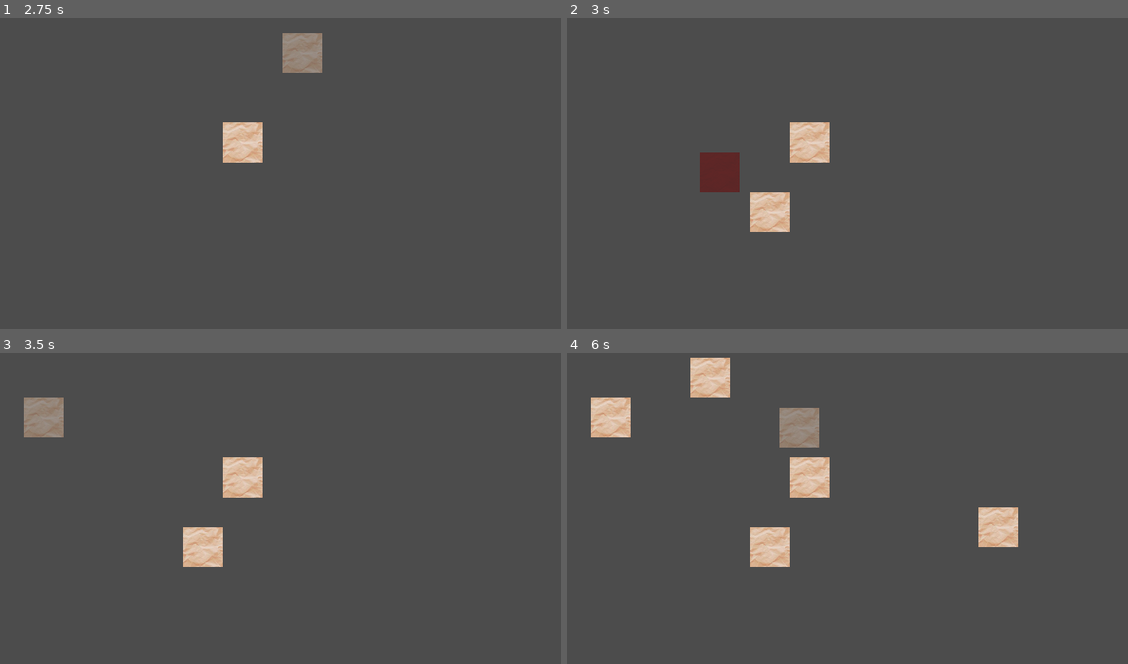
Above: before the commit, frames 1-4 (two rows, left to right).
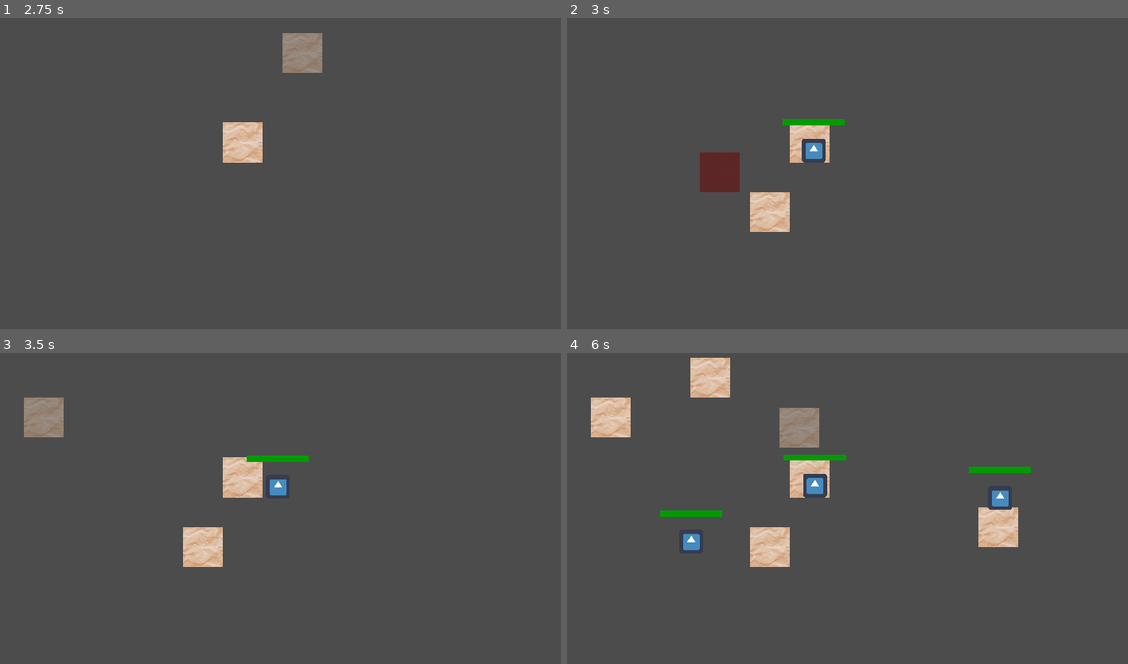
Above: after the commit, the same moments.

Repository: warriormaster12/SlimeNation
Game: Godot game, scene res://Game/Game.tscn
Same seed, same stepped clock (60 frames per second), same inputs: the game is played once before the commit and once after it. Before the commit the project starts from res://PhaseBuild/Root/Root.tscn. The engine's default icon, where the game draws it, is replaced by a stand-in: a white triangle on a blue panel in a dark square.
Inputs (mouse positions are in pixels of both pictures, inside the frame that each line leads up to):
- Up to frame 1 (2.75 s): tap Enter at 0.5 s; move the mouse to (381, 123) at 0.52 s; press the mouse at (381, 123) at 0.53 s; release the mouse at (381, 123) at 1.25 s; tap Middle mouse button (game_camera_zoom_reset) at 1.25, 2 s; drag from (117, 161) to (213, 217) at 1.27 s; move the mouse to (308, 61) at 2.02 s; tap Down (game_build_select_next_trap) at 2.1 s; click (308, 61) at 2.17 s
- Up to frame 2 (3 s): tap Middle mouse button (game_camera_zoom_reset) at 2.75 s; drag from (780, 217) to (617, 86) at 2.77 s
- Up to frame 3 (3.5 s): no input
- Up to frame 4 (6 s): move the mouse to (998, 533) at 3.52 s; hold 1 (game_build_select_trap_1) 3.53-4.25 s; click (998, 533) at 3.67 s; drag from (617, 421) to (768, 545) at 4.27 s; move the mouse to (841, 477) at 5.02 s; hold 3 (game_build_select_trap_3) 5.03-5.75 s; click (841, 477) at 5.17 s; drag from (712, 384) to (998, 527) at 5.77 s

Frame 1 is identical in both runs. In frame 2, 0.5% of the frame differs, in the area x 38-50%, y 32-47%; in frame 3, 0.4%; in frame 4, 1.3%, in the area x 16-83%, y 32-64%.

Commit message:
chore: Remove prints

Diff:
--- a/SlimeNation/Scenes/BugSpray/BugSpray.gd
+++ b/SlimeNation/Scenes/BugSpray/BugSpray.gd
@@ -25,10 +25,8 @@
 	var target = _find_closest_target()
 	if target == null:
 		return
-	print(targets.size())
 	var rot = target.global_position.angle_to_point(global_position)
 	var rot_dist = _angle_rad_dist(rotation, rot)
-	print(rotation, ", ", rot)
 	if rot_dist < ROT_MAX:
 		rotation = rot
 	else:
--- a/SlimeNation/project.godot
+++ b/SlimeNation/project.godot
@@ -21,7 +21,7 @@
 [application]
 
 config/name="SlimeNation"
-run/main_scene="res://PhaseBuild/Root/Root.tscn"
+run/main_scene="res://Game/Game.tscn"
 config/icon="res://icon.png"
 
 [autoload]
